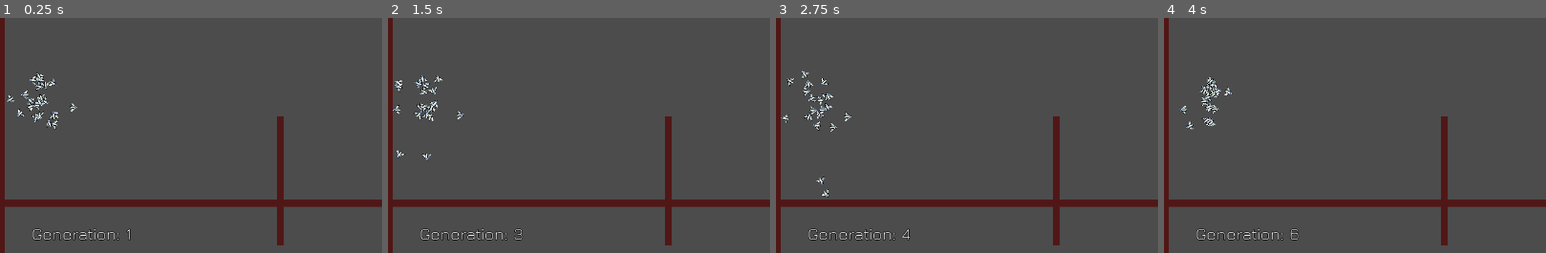
Above: before the commit, frames 1-4 (left to right).
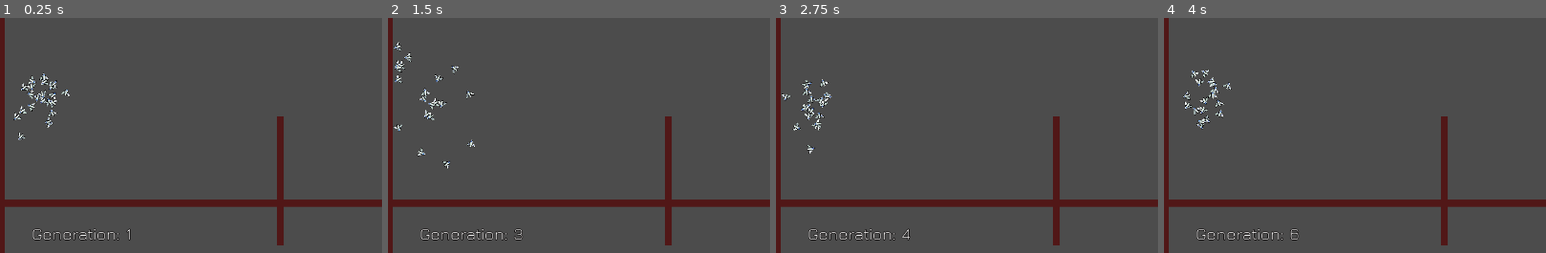
Above: after the commit, the same moments.

Repository: a0x77ry/plasmata
Game: Godot game, scene res://level1.tscn
Same seed, same stepped clock (60 frames per second), same inputs: the game is played once before the commit and once after it.
Inputs:
- Up to frame 1 (0.25 s): no input
- Up to frame 2 (1.5 s): tap Enter (ui_accept) at 0.5, 0.77 s
- Up to frame 3 (2.75 s): tap Enter (ui_accept) at 1.52 s
- Up to frame 4 (4 s): tap Enter (ui_accept) at 3.02, 3.77 s
The pictures show only the part of the screen within x 0-50%, y 32-82%; the shares and areas given below are measured in that part.

The runs differ from the first frame. In frame 1, 1.2% of the frame differs, in the area x 1-21%, y 23-53%; in frame 2, 1.1%; in frame 3, 1.0%; in frame 4, 1.0%.

Commit message:
Delete redundant inverse rotation input

Diff:
--- a/agent.tscn
+++ b/agent.tscn
@@ -26,17 +26,27 @@
 
 [node name="ray_forward" type="RayCast2D" parent="."]
 enabled = true
-cast_to = Vector2( 200, 0 )
+cast_to = Vector2( 300, 0 )
+collision_mask = 2
+
+[node name="ray_left" type="RayCast2D" parent="."]
+enabled = true
+cast_to = Vector2( 0, -300 )
+collision_mask = 2
+
+[node name="ray_right" type="RayCast2D" parent="."]
+enabled = true
+cast_to = Vector2( 0, 300 )
 collision_mask = 2
 
 [node name="ray_f_up" type="RayCast2D" parent="."]
 enabled = true
-cast_to = Vector2( 150, -100 )
+cast_to = Vector2( 200, -200 )
 collision_mask = 2
 
 [node name="ray_f_down" type="RayCast2D" parent="."]
 enabled = true
-cast_to = Vector2( 150, 100 )
+cast_to = Vector2( 200, 200 )
 collision_mask = 2
 
 [connection signal="timeout" from="Timer" to="." method="_on_Timer_timeout"]
--- a/scripts/agent.gd
+++ b/scripts/agent.gd
@@ -23,7 +23,7 @@
 var nn: NN
 var nn_inputs = [
   {"name": "rotation"},
-  {"name": "inverse_rotation"},
+  # {"name": "inverse_rotation"},
   {"name": "time_since_birth"},
   {"name": "pos_x"},
   {"name": "pos_y"},
@@ -90,7 +90,7 @@
   var newrot = (current_rot if current_rot > 0 else current_rot + TAU) / TAU
   # var newrot = current_rot / PI
   # var newrot = current_rot
-  var invrot = 1 - newrot
+  # var invrot = 1 - newrot
   var time_since_birth = (timer.wait_time - timer.time_left) / timer.wait_time
   var norm_pos_x = global_position.x / level_width
   var norm_pos_y = global_position.y / level_height
@@ -113,7 +113,8 @@
     ray_f_down_distance = distance / ray_length
 
 
-  return {"rotation": newrot, "inverse_rotation": invrot,
+  return {"rotation": newrot,
+      # "inverse_rotation": invrot,
       "time_since_birth": time_since_birth, "pos_x": norm_pos_x,
       "pos_y": norm_pos_y, "ray_f_distance": ray_f_distance,
       "ray_f_up_distance": ray_f_up_distance, "ray_f_down_distance": ray_f_down_distance}
@@ -127,7 +128,6 @@
 
   # nn_rotation = clamp(nn_output["go_right"] - nn_output["go_left"], -4.0, 4.0)
   nn_rotation = clamp(nn_output["go_right"], -8.0, 8.0)
-  # nn_rotation = nn_output["go_right"] - nn_output["go_left"]
   # nn_speed = nn_output["go_forward"] - nn_output["go_backward"]
   nn_speed = nn_output["go_forward"]
   var real_speed = clamp(nn_speed * speed, 0.0, 200.0)
--- a/scripts/neural_network.gd
+++ b/scripts/neural_network.gd
@@ -3,6 +3,7 @@
 const INPUT_INCREMENT := 0.01
 const NO_ID := -1
 const THRESHOLD := 1.0
+const E = 2.7182
 
 var random = RandomNumberGenerator.new()
 var input_layer = []
@@ -104,8 +105,10 @@
     return id
 
   func _relu(val):
-    # return 0 if value <= 0 else value
-    return val
+    return 0 if val <= 0 else val
+
+  func _sigmoid(val):
+    return 1 / (1 + pow(E, -val))
 
 
 
@@ -145,7 +148,7 @@
     var _value := 0.0
     for link in incoming_links:
       _value += link.get_value()
-    return _relu(_value)
+    return _value
 
 
   func add_incoming_link(link: Link):
@@ -175,7 +178,7 @@
     var _value := 0.0
     for link in incoming_links:
       _value += link.get_value()
-    return _relu(_value)
+    return _value
 
 
   func add_incoming_link(link: Link):
